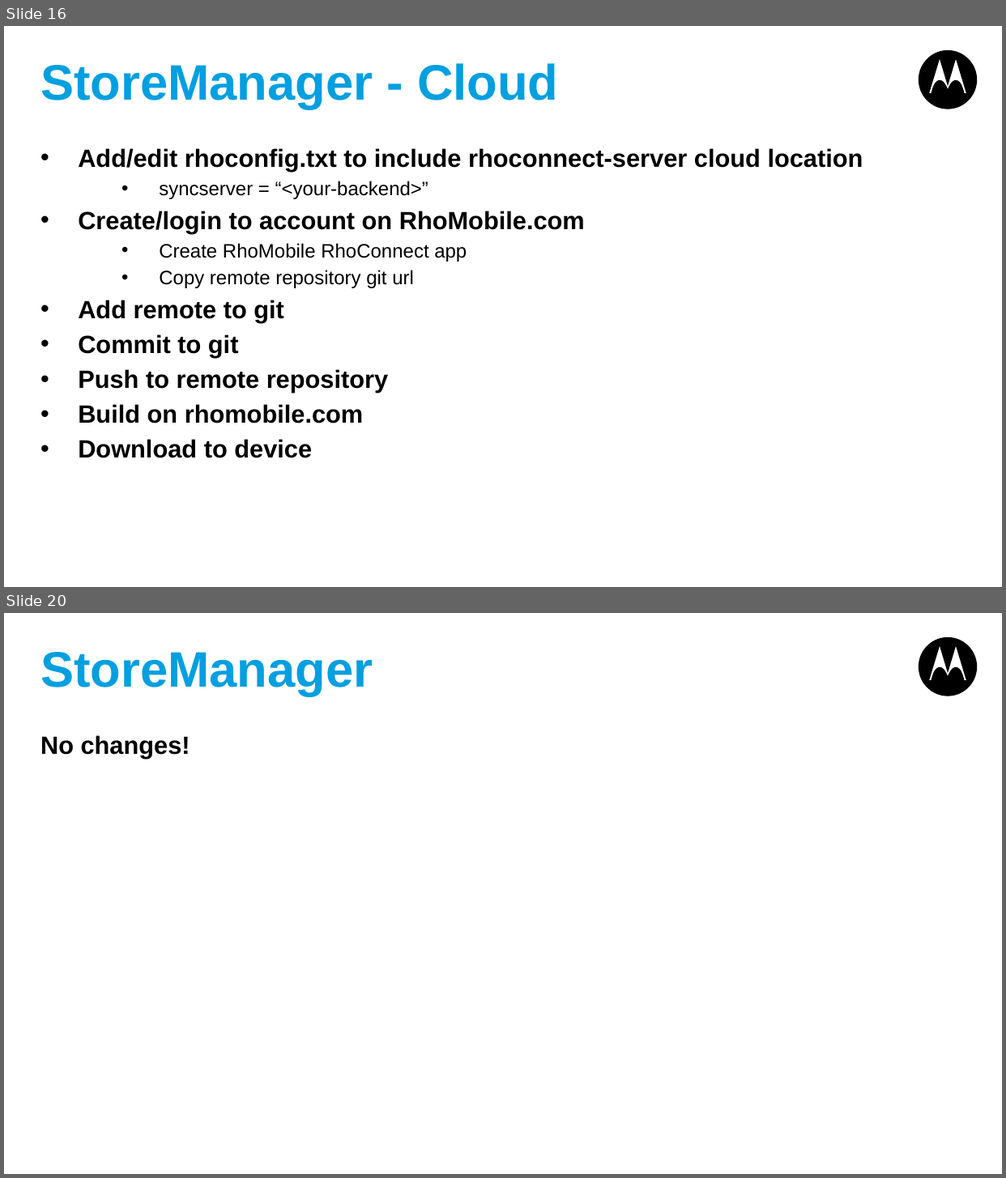
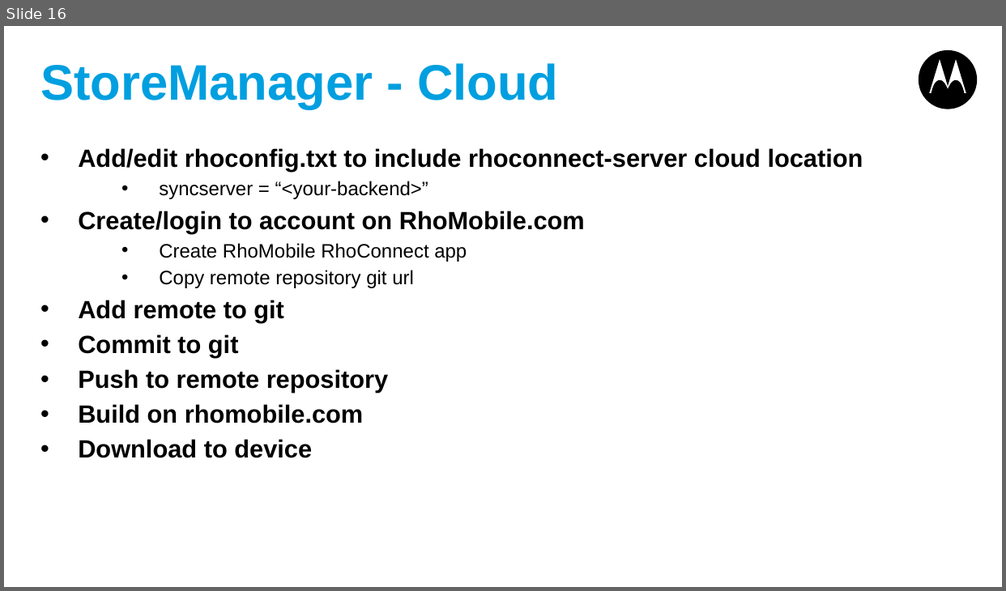
Before and after one commit to shurab/Rhoconnect-Demo, a slide deck: Rhoconnect-appforum.pptx. Shown one above the other, each under a label of ours: slides 16 and 20 before the commit, slide 16 after it; the slides between them are not shown. The pictures are 1006x1178 and 1006x591 pixels, drawn with LibreOffice and Linux fonts; fonts in the diff are those of the drawing. Boxes give left, top, right and bottom in pixels: in the first picture for what was removed or moved away, otherwise in the second. Text is boxed around its words. In the diff, an @@ line names an element or a change of style, - is before the commit and + after.

```diff
--- a/Rhoconnect-appforum.pptx
+++ b/Rhoconnect-appforum.pptx
@@ slide 20 removed at bbox=[4, 613, 1002, 1174], background #FFFFFF; not listed: 1 template element that a slide beside it also shows @@
@@ title removed at bbox=[40, 652, 373, 696] @@
-StoreManager
@@ text removed at bbox=[40, 735, 190, 759] @@
-No changes!
```
Also in this commit, not shown: 1 slide changed, 1 slide added, 2 other slides removed.
